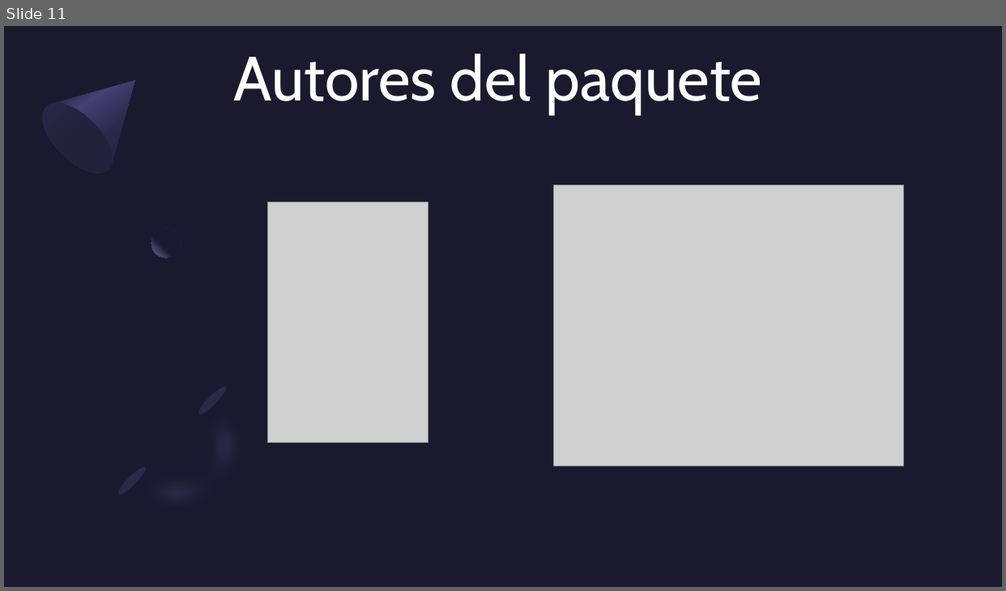
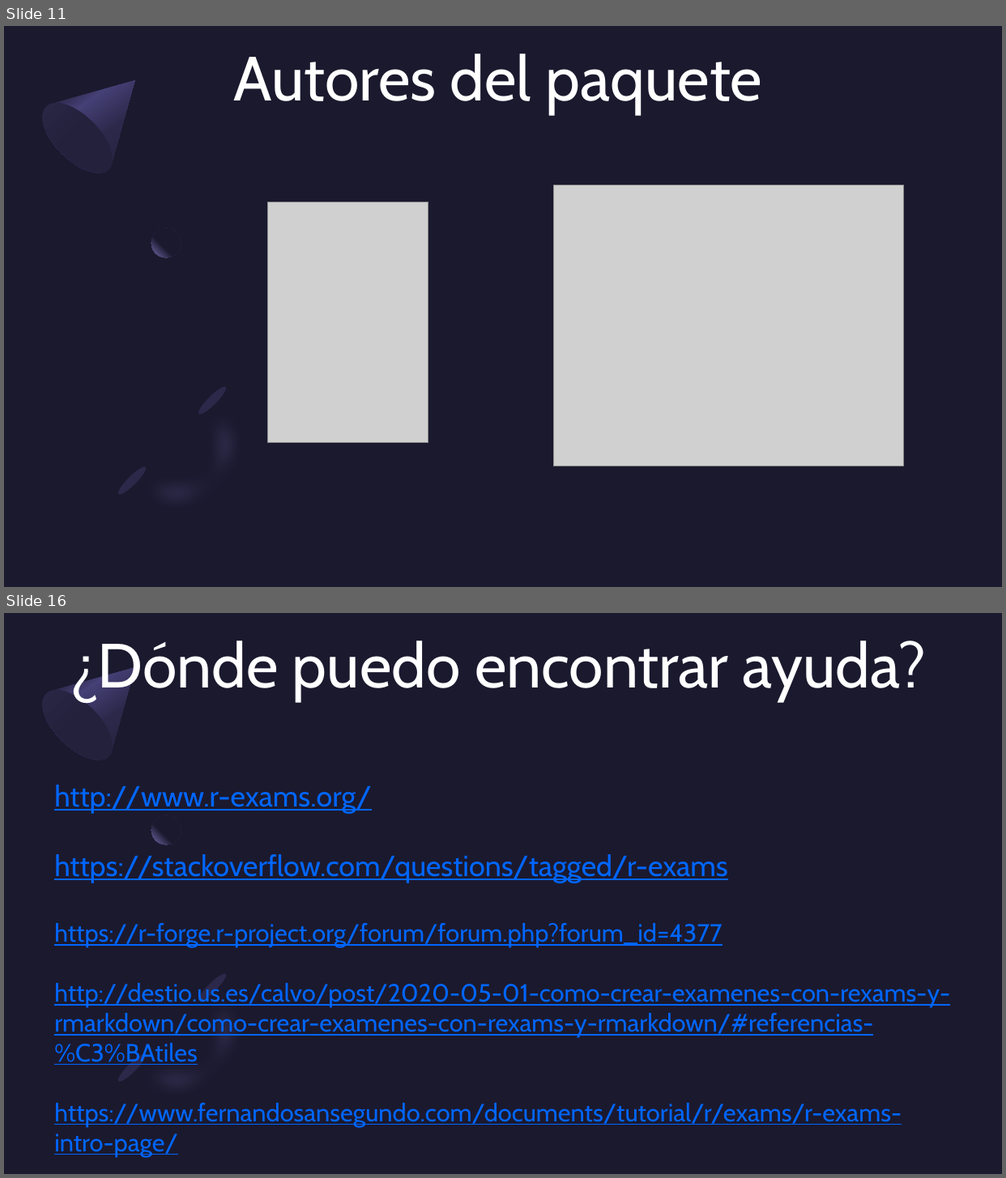
Before and after one commit to fhernanb/ejemplos_paquete_exams, a slide deck: Taller paquete exams - UNAL/Taller paquete exams - UNAL.pptx. Shown one above the other, each under a label of ours: slide 11 before the commit, slides 11 and 16 after it; the slides between them are not shown. The pictures are 1006x591 and 1006x1178 pixels, drawn with LibreOffice and Linux fonts; fonts in the diff are those of the drawing; grey boxes stand for pictures. Boxes give left, top, right and bottom in pixels: in the first picture for what was removed or moved away, otherwise in the second. Text is boxed around its words. In the diff, an @@ line names an element or a change of style, - is before the commit and + after.

```diff
--- a/Taller paquete exams - UNAL/Taller paquete exams - UNAL.pptx
+++ b/Taller paquete exams - UNAL/Taller paquete exams - UNAL.pptx
@@ slide 16 added at bbox=[4, 613, 1002, 1174], background #1B192E; not listed: 7 template elements that a slide beside it also shows @@
@@ text added at bbox=[70, 641, 926, 702], 60 pt, text #FFFFFF @@
+¿Dónde puedo encontrar ayuda?
@@ text added at bbox=[54, 785, 950, 1157], 24 pt, text #0066FF, underline @@
+http://www.r-exams.org/
+https://stackoverflow.com/questions/tagged/r-exams
+https://r-forge.r-project.org/forum/forum.php?forum_id=4377
+http://destio.us.es/calvo/post/2020-05-01-como-crear-examenes-con-rexams-y-rmarkdown/como-crear-examenes-con-rexams-y-rmarkdown/#referencias-%C3%BAtiles
+https://www.fernandosansegundo.com/documents/tutorial/r/exams/r-exams-intro-page/
```
Also in this commit, not shown: 2 slides changed, 5 other slides added.
